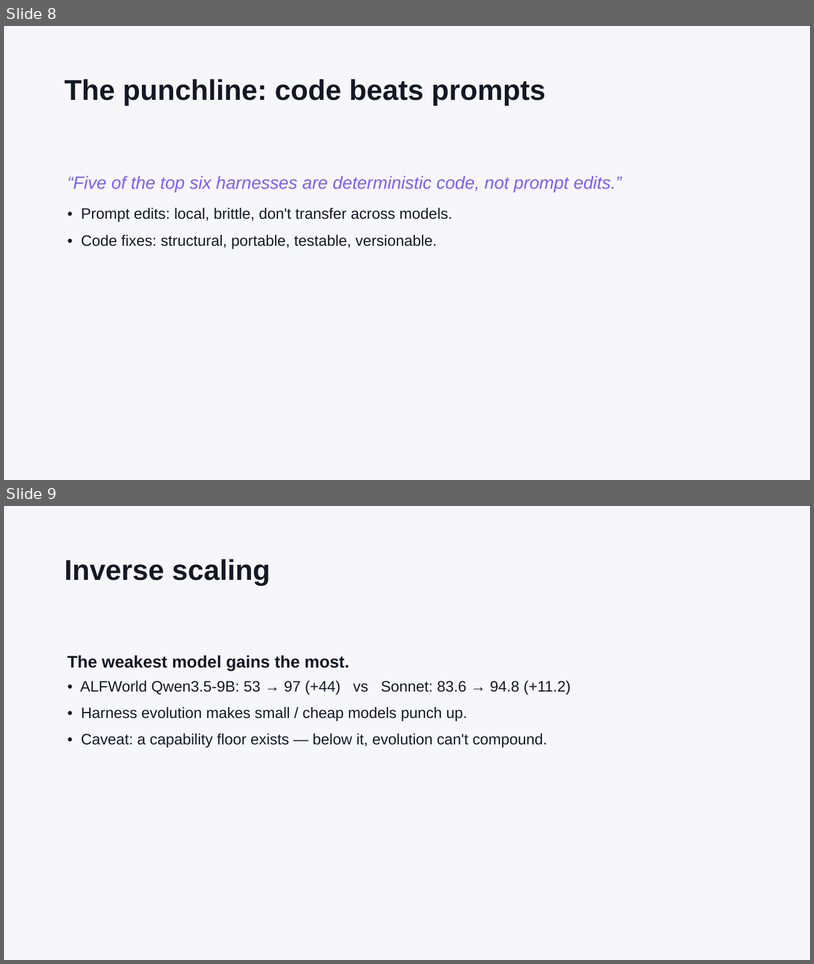
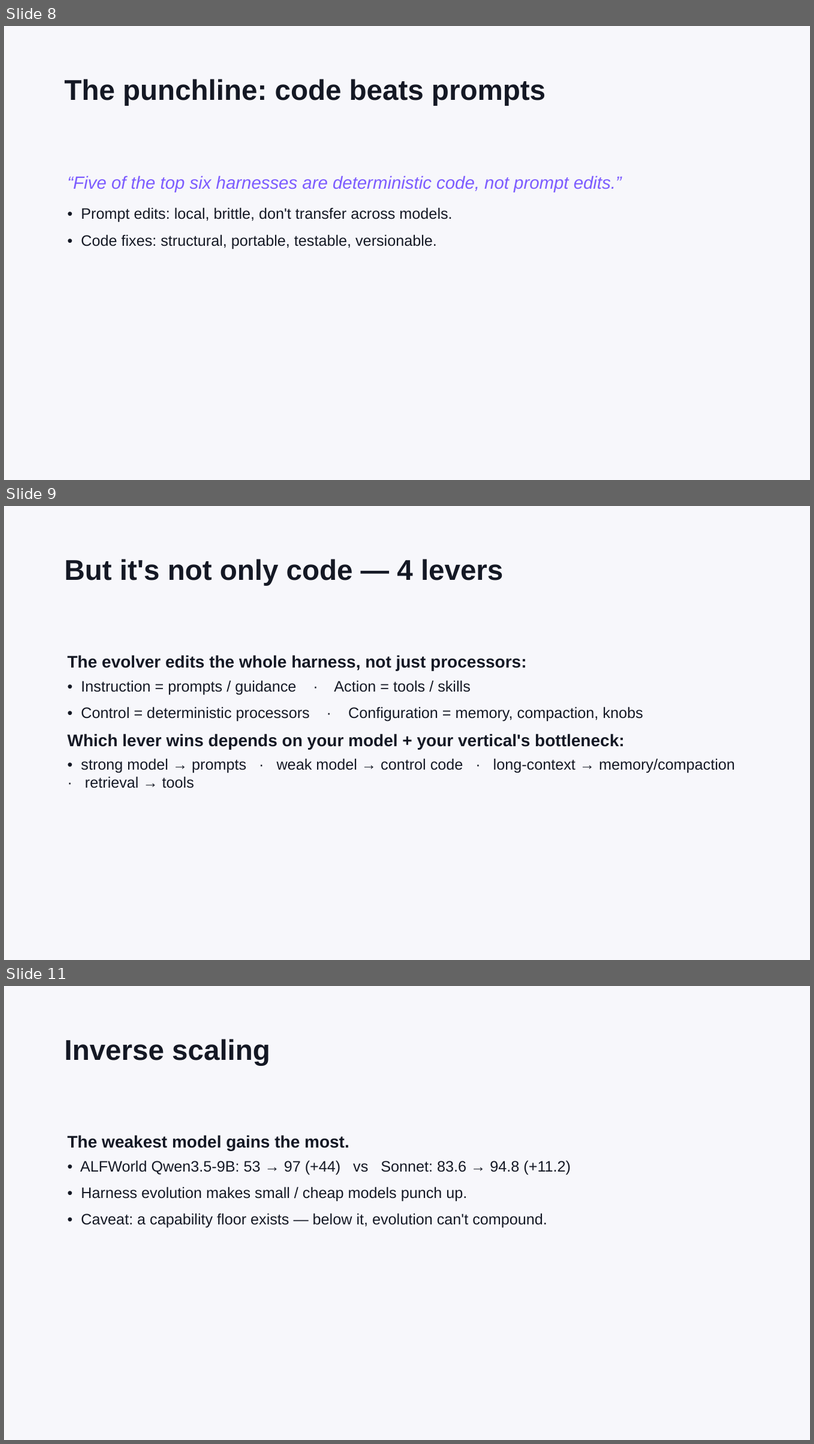
Before and after one commit to epuerta9/HarnessX, a slide deck: workshop/harness-evolution-workshop.pptx. Shown one above the other, each under a label of ours: slides 8 and 9 before the commit, slides 8, 9 and 11 after it; the slides between them are not shown. The pictures are 814x964 and 814x1444 pixels, drawn with LibreOffice and Linux fonts; fonts in the diff are those of the drawing. Boxes give left, top, right and bottom in pixels: in the first picture for what was removed or moved away, otherwise in the second. Text is boxed around its words. In the diff, an @@ line names an element or a change of style, - is before the commit and + after.

```diff
--- a/workshop/harness-evolution-workshop.pptx
+++ b/workshop/harness-evolution-workshop.pptx
@@ slide 9 added at [4,506,810,960], background #F7F7FB @@
@@ text added at [65,559,503,585], 34 pt, text #141824, bold @@
+But it's not only code — 4 levers
@@ text added at [68,655,735,788], 18 pt, text #141824 @@
+The evolver edits the whole harness, not just processors:
+• Instruction = prompts / guidance · Action = tools / skills
+• Control = deterministic processors · Configuration = memory, compaction, knobs
+Which lever wins depends on your model + your vertical's bottleneck:
+• strong model → prompts · weak model → control code · long-context → memory/compaction · retrieval → tools
@@ what was slide 9 is now slide 11 @@
```
Also in this commit, not shown: 1 other slide added, 1 other file.
